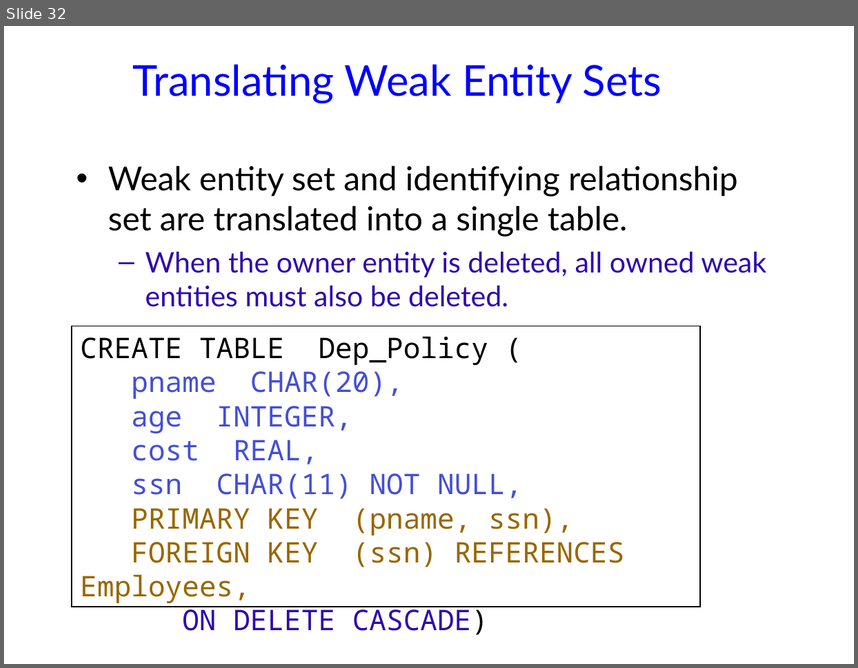
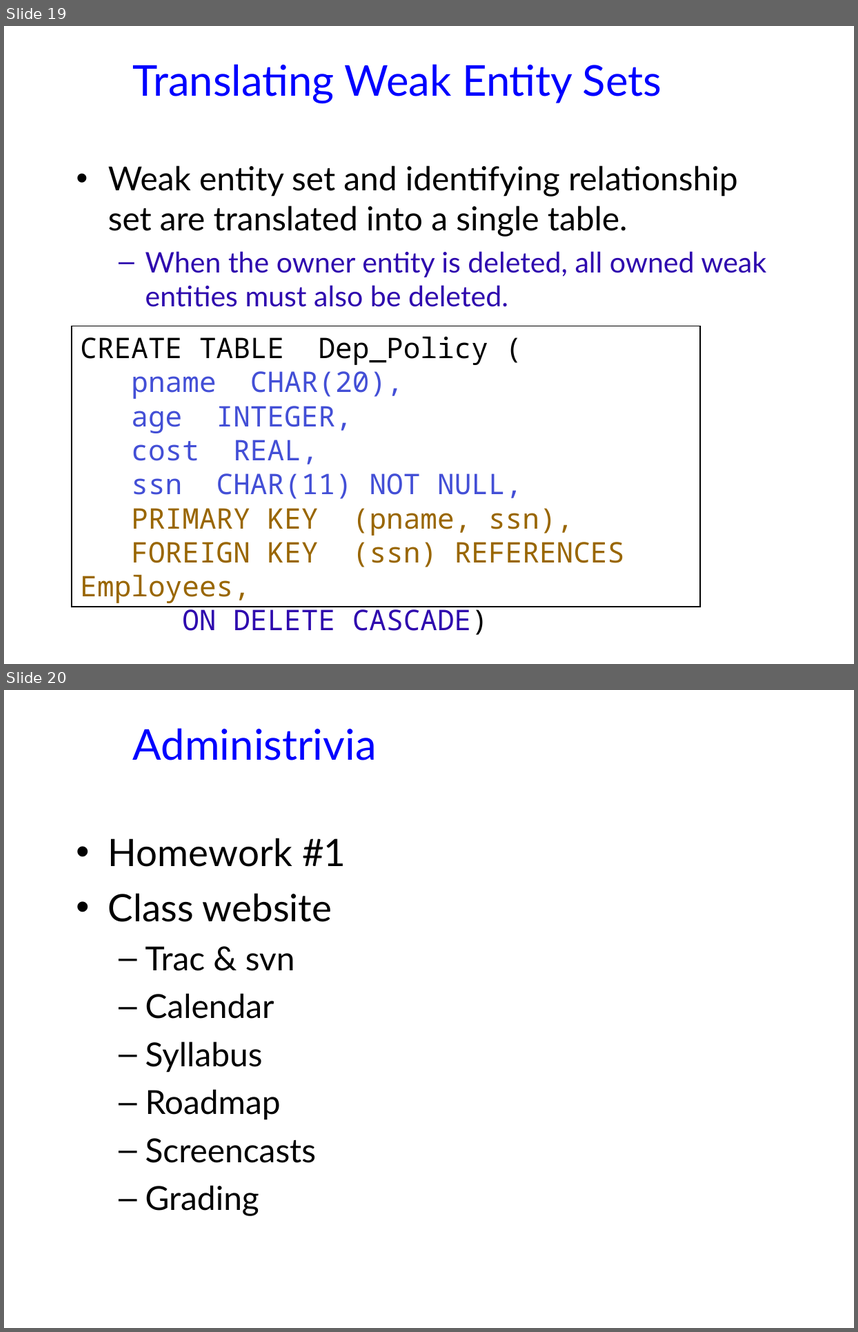
Before and after one commit to jhellerstein/cs186-09, a slide deck: lecs/03-Relational2.ppt. Shown one above the other, each under a label of ours: slide 32 before the commit, slides 19 and 20 after it. The pictures are 858x668 and 858x1332 pixels, drawn with LibreOffice and Linux fonts; fonts in the diff are those of the drawing; background and template pictures are left out. Boxes give left, top, right and bottom in pixels: in the first picture for what was removed or moved away, otherwise in the second. Text is boxed around its words. In the diff, an @@ line names an element or a change of style, - is before the commit and + after.

```diff
--- a/lecs/03-Relational2.ppt
+++ b/lecs/03-Relational2.ppt
@@ slide 20 added at [4, 690, 854, 1328], background #FFFFFF @@
@@ title added at [133, 728, 377, 760], 36 pt, text #0000FF @@
+Administrivia
@@ text added at [108, 838, 346, 1216], 28 pt, text #000000 @@
+• Homework #1
+• Class website
+  – Trac & svn
+  – Calendar
+  – Syllabus
+  – Roadmap
+  – Screencasts
+  – Grading
@@ what was slide 32 is now slide 19 @@
```
Also in this commit, not shown: 11 slides changed, 1 other file.
